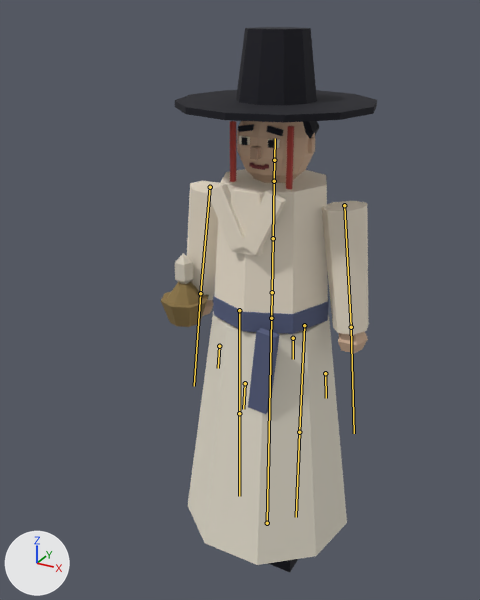
What one commit did to the glTF model assets3d/npcs/npc_N103.glb.
Both versions are drawn from a 50 mm lens placed at (0.932, -1.926, 1.937), pointed at (-0.081, -0.084, 1.016). The axes (+X, +Y, +Z) are drawn at lower left. The lights are the same throughout. The first picture is the older version. The bones that change, and the others that lie on the model, are drawn over the model as lines.

In view in the first picture: 'npc_N103_part0', 'npc_N103_part1', 'npc_N103_part10', 'npc_N103_part11', 'npc_N103_part12', 'npc_N103_part2', 'npc_N103_part3', 'npc_N103_part4', 'npc_N103_part5', 'npc_N103_part6', 'npc_N103_part7', 'npc_N103_part8'.
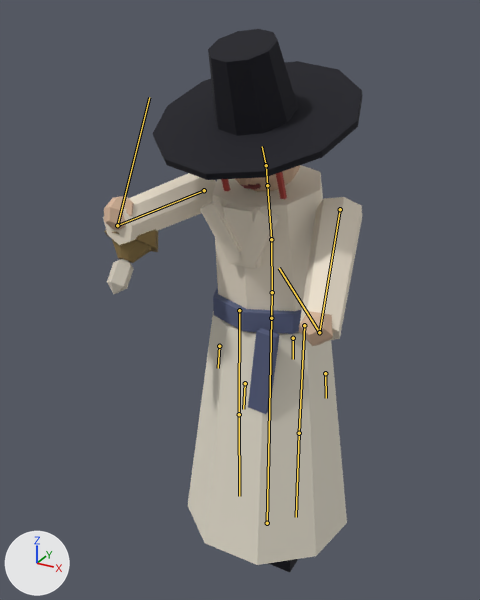
The newer file adds an action. The first version stands in its rest pose; the second is drawn at frame 43 of the action 'MournStand'.

Patch to the scene script:
```diff
--- a/assets3d/npcs/npc_N103.glb.py
+++ b/assets3d/npcs/npc_N103.glb.py
@@ bone_spine @@
 bone_spine = bpy.data.objects['Armature'].pose.bones['Spine']  # child of 'Hips'
-bone_spine.rotation_quaternion = (1.0, 0.0, 0.0, 0.0)  # degrees (0, 0, 0)
+bone_spine.rotation_quaternion = (1.0, 0.029, 0.0, 0.0)  # degrees (3, 0, 0)
@@ bone_chest @@
 bone_chest = bpy.data.objects['Armature'].pose.bones['Chest']  # child of 'Spine'
-bone_chest.rotation_quaternion = (1.0, 0.0, 0.0, 0.0)  # degrees (0, 0, 0)
+bone_chest.rotation_quaternion = (0.998, 0.067, 0.0, 0.0)  # degrees (8, 0, 0)
@@ bone_head @@
 bone_head = bpy.data.objects['Armature'].pose.bones['Head']  # child of 'Neck'
-bone_head.rotation_quaternion = (1.0, 0.0, 0.0, 0.0)  # degrees (0, 0, 0)
+bone_head.rotation_quaternion = (0.994, 0.109, 0.0, 0.0)  # degrees (12, 0, 0)
@@ bone_upperarm_l @@
 bone_upperarm_l = bpy.data.objects['Armature'].pose.bones['UpperArm.L']  # child of 'Chest'
-bone_upperarm_l.rotation_quaternion = (1.0, 0.0, 0.0, 0.0)  # degrees (0, 0, 0)
+bone_upperarm_l.rotation_quaternion = (-0.873, 0.475, 0.033, 0.103)  # degrees (-56, -9, -9)
@@ bone_hand_l @@
 bone_hand_l = bpy.data.objects['Armature'].pose.bones['Hand.L']  # child of 'UpperArm.L'
-bone_hand_l.rotation_quaternion = (1.0, 0.0, 0.0, 0.0)  # degrees (0, 0, 0)
+bone_hand_l.rotation_quaternion = (0.719, -0.688, -0.069, -0.069)  # degrees (-87, -11, 0)
@@ bone_upperarm_r @@
 bone_upperarm_r = bpy.data.objects['Armature'].pose.bones['UpperArm.R']  # child of 'Chest'
-bone_upperarm_r.rotation_quaternion = (1.0, 0.0, 0.0, 0.0)  # degrees (0, 0, 0)
+bone_upperarm_r.rotation_quaternion = (-0.657, 0.743, -0.077, -0.101)  # degrees (-97, 15, 1)
@@ bone_hand_r @@
 bone_hand_r = bpy.data.objects['Armature'].pose.bones['Hand.R']  # child of 'UpperArm.R'
-bone_hand_r.rotation_quaternion = (1.0, 0.0, 0.0, 0.0)  # degrees (0, 0, 0)
+bone_hand_r.rotation_quaternion = (0.439, -0.889, 0.089, 0.089)  # degrees (-128, 14, -5)
```

Where the change shows, as pixel boxes (x1, y1, x2, y2) in the pictures (480 x 600 px):
'npc_N103_part3', posed (42% wider, 12% shorter): before (187, 136, 369, 335); after (103, 165, 362, 341)
'npc_N103_part0', posed: before (175, 27, 377, 572); after (153, 29, 362, 572)
'npc_N103_part4', posed: before (202, 121, 368, 353); after (104, 165, 333, 346)
'npc_N103_part11', posed: before (161, 282, 209, 327); after (105, 229, 158, 263)
'npc_N103_part12', posed (40% wider, 12% taller): before (175, 253, 194, 284); after (107, 259, 134, 294)
bone 'Spine', root to tip: before (272, 292) to (273, 238); after (272, 292) to (271, 239)
bone 'Chest', root to tip: before (273, 238) to (274, 181); after (271, 239) to (267, 185)
bone 'Head', root to tip: before (274, 160) to (275, 138); after (266, 165) to (262, 146)
bone 'UpperArm.L', root to tip: before (344, 205) to (351, 327); after (340, 209) to (319, 332)
bone 'Hand.L', root to tip: before (351, 327) to (354, 433); after (319, 332) to (279, 268)
bone 'UpperArm.R', root to tip: before (210, 187) to (200, 293); after (204, 190) to (117, 225)
bone 'Hand.R', root to tip: before (200, 293) to (194, 386); after (117, 225) to (149, 97)
